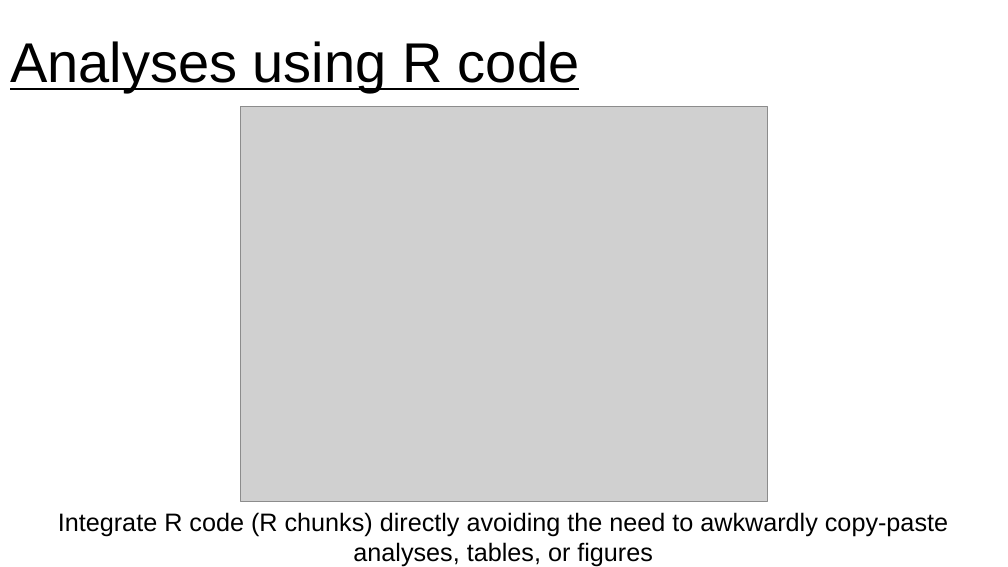
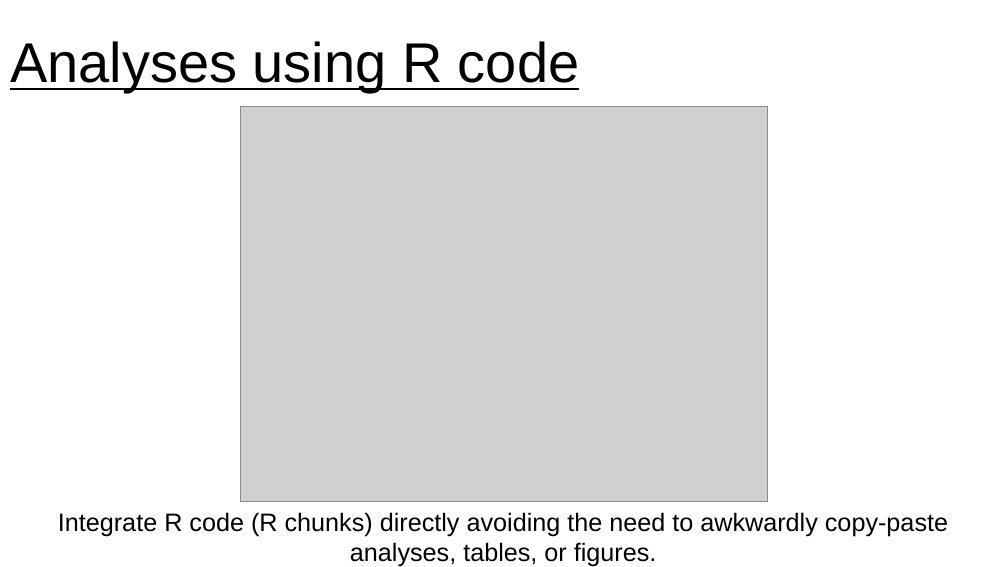
Before and after one commit to jennahamlin/GiGte, a slide deck: slide 9 of GiGte.pptx. Drawn at 1008x567 pixels with LibreOffice and Linux fonts; fonts in the diff are those of the drawing; grey boxes stand for pictures. Boxes give left, top, right and bottom in pixels: in the first picture for what was removed or moved away, otherwise in the second. Text is boxed around its words. In the diff, an @@ line names an element or a change of style, - is before the commit and + after.

```diff
--- a/GiGte.pptx
+++ b/GiGte.pptx
@@ text at [58,512,948,567]: text changed @@
-Integrate R code (R chunks) directly avoiding the need to awkwardly copy-paste analyses, tables, or figures
+Integrate R code (R chunks) directly avoiding the need to awkwardly copy-paste analyses, tables, or figures.
```
Also in this commit, not shown: 10 other slides changed, 4 slides added, 1 other file.
